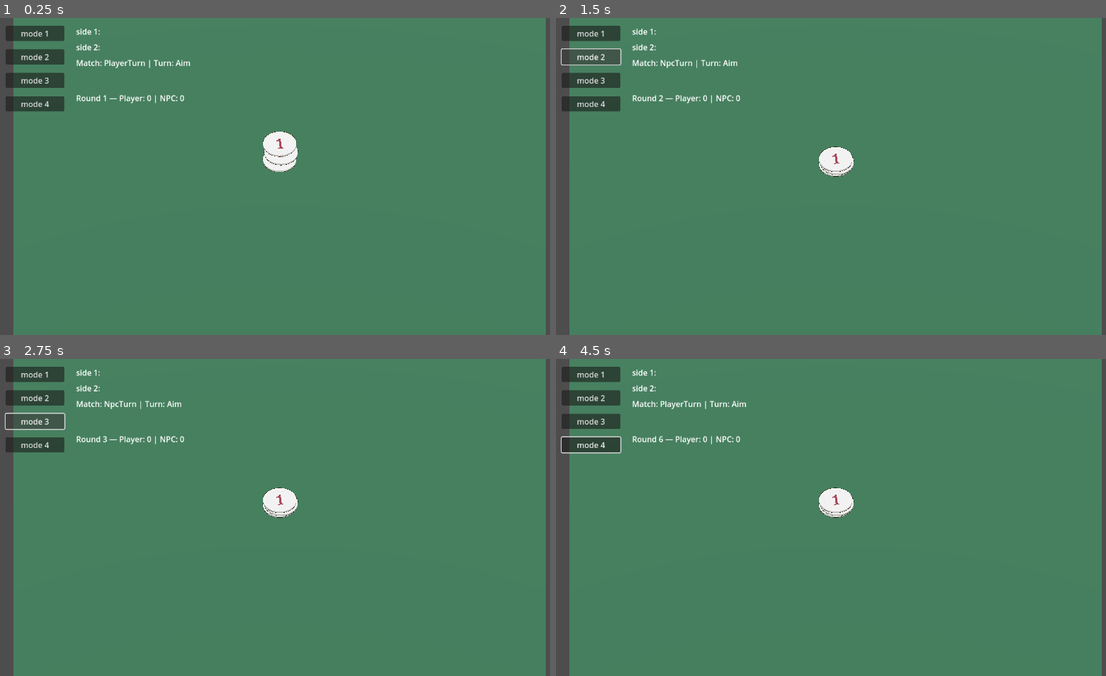
Above: before the commit, frames 1-4 (two rows, left to right).
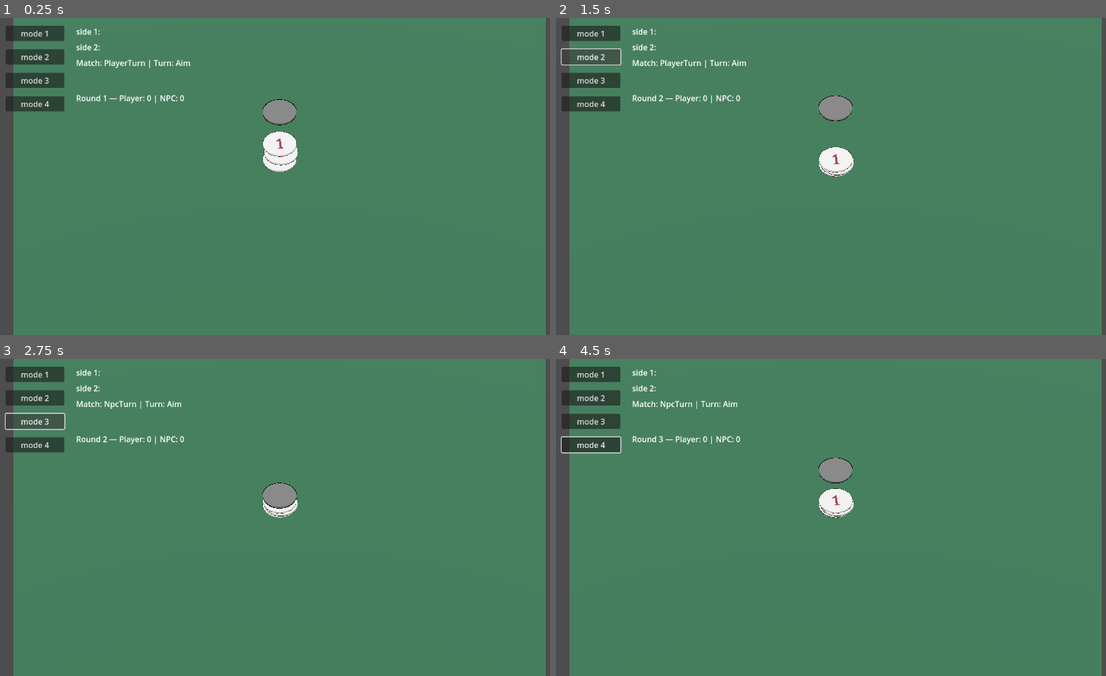
Above: after the commit, the same moments.

Repository: radiokilcat/battlecaps
Game: Godot game, scene res://scenes/Main.tscn
Same seed, same stepped clock (60 frames per second), same inputs: the game is played once before the commit and once after it.
Inputs (mouse positions are in pixels of both pictures, inside the frame that each line leads up to):
- Up to frame 1 (0.25 s): no input
- Up to frame 2 (1.5 s): click "mode 1" at 0.5 s; click "mode 2" at 1.25 s
- Up to frame 3 (2.75 s): click "mode 3" at 2 s
- Up to frame 4 (4.5 s): click "mode 4" at 2.75 s; drag from (699, 457) to (891, 447) at 3.52 s; drag from (721, 533) to (809, 580) at 4.27 s

The runs differ from the first frame. In frame 1, 0.4% of the frame differs, in the area x 47-54%, y 25-34%; in frame 2, 0.6%; in frame 3, 0.4%; in frame 4, 0.7%, in the area x 18-55%, y 13-51%.

Commit message:
work on aiming and shooting (scene is working)

Diff:
--- a/src/StateMachine.gd
+++ b/src/StateMachine.gd
@@ -7,36 +7,36 @@
 var current: StateBase = null
 
 func _ready():
-    for c in get_children():
-        _bind_state(c)
+	for c in get_children():
+		_bind_state(c)
 
-    child_entered_tree.connect(_on_child_entered_tree)
+	child_entered_tree.connect(_on_child_entered_tree)
 
-    if start_state != "":
-        call_deferred("transition_to", start_state)
+	if start_state != "":
+		call_deferred("transition_to", start_state)
 
 func _on_child_entered_tree(node: Node) -> void:
-    _bind_state(node)
+	_bind_state(node)
 
 func _bind_state(n: Node) -> void:
-    if n is StateBase:
-        var s := n as StateBase
-        s.sm = self
-        if not s.request_transition.is_connected(_on_request_transition):
-            s.request_transition.connect(_on_request_transition)
+	if n is StateBase:
+		var s := n as StateBase
+		s.sm = self
+		if not s.request_transition.is_connected(_on_request_transition):
+			s.request_transition.connect(_on_request_transition)
 
 func transition_to(name: String, data := {}):
-    if current:
-        current._exit()
-    var next := get_node_or_null(name)
-    if next and next is StateBase:
-        current = next
-        state_changed.emit(current.name)
-        current._enter(data)
-        set_process(true)
-        set_process_input(true)
-    else:
-        push_warning("State '%s' not found under %s" % [name, name])
+	if current:
+		current._exit()
+	var next := get_node_or_null(name)
+	if next and next is StateBase:
+		current = next
+		state_changed.emit(current.name)
+		current._enter(data)
+		set_process(true)
+		set_process_input(true)
+	else:
+		push_warning("State '%s' not found under %s" % [name, name])
 
 func _process(delta): if current: current._process_state(delta)
 func _input(event):   if current: current._input_state(event)
--- a/src/TurnSM/aim.gd
+++ b/src/TurnSM/aim.gd
@@ -8,34 +8,42 @@
 
 func _enter(_data := {}) -> void:
 	_confirmed = false
+	if sm.controller and sm.controller.has_method("arm_to_start"):
+		sm.controller.arm_to_start()
+
+	if sm.controller and sm.controller.has_method("start_charge"):
+		sm.controller.start_charge()
+
 	if "ui_arrow" in sm and sm.ui_arrow: sm.ui_arrow.visible = true
 	if "ui_power" in sm and sm.ui_power: sm.ui_power.visible = true
 
-	# Сообщаем контроллеру, что началась комбинированная фаза
-	if "controller" in sm and sm.controller and sm.controller.has_method("begin_aim_power"):
-		sm.controller.begin_aim_power()
 
 	_update_ui()
 
 func _exit() -> void:
 	# UI прячется в Shoot
+	if sm.controller and sm.controller.has_method("cancel_charge"):
+		sm.controller.cancel_charge()
 	pass
 
 func _input_state(event: InputEvent) -> void:
-	if not ("controller" in sm) or not sm.controller:
+	if not sm.controller:
 		return
 
-	# Передаём событие контроллеру. Он обновляет aim_dir и power.
-	if sm.controller.has_method("aim_power_input"):
-		var done: bool = sm.controller.aim_power_input(event)
-		if done and not _confirmed:
-			_confirmed = true
-			emit_signal("request_transition", "Shoot")
+	if event is InputEventMouseButton and event.button_index == MOUSE_BUTTON_LEFT:
+		if event.pressed:
+			sm.controller.start_charge()
+		else:
+			sm.controller.shoot()
+			sm.transition_to("Shoot")
 
 func _process_state(_delta: float) -> void:
+	# if _charging:
+	# 	_charge_t = clampf(_charge_t + delta, 0.0, max_charge_time)
+	# 	var power := _charge_t / max_charge_time
+	# 	_emit_power_ui(power)
+	# 	_update_aim_dir()
 	_update_ui()
-
-# --------- helpers ----------
 
 func _active_cap() -> Node:
 	if sm.controller and sm.controller.has_method("_get_active_cap"):
@@ -63,14 +71,13 @@
 
 	# Обновление стрелки/траектории (длина/прозрачность ~ силе)
 	if "ui_arrow" in sm and sm.ui_arrow:
-		if sm.ui_arrow.has_method("set_from"):            # предпочтительный контракт
+		if sm.ui_arrow.has_method("set_from"):
 			sm.ui_arrow.set_from(start, dir, p)
 		elif sm.ui_arrow.has_method("update_from"):
 			sm.ui_arrow.update_from(start, dir, p)
 		elif sm.ui_arrow is Node3D:
 			sm.ui_arrow.global_position = start
 			sm.ui_arrow.look_at(start + dir, Vector3.UP)
-			# опционально масштаб по оси вперёд, если модель стрелки вытянута вдоль Z
 			if ("scale" in sm.ui_arrow):
 				var s = sm.ui_arrow.scale
 				sm.ui_arrow.scale = Vector3(s.x, s.y, lerp(0.5, 2.5, p))
--- a/src/main.gd
+++ b/src/main.gd
@@ -22,7 +22,6 @@
 @onready var turn_sm = $TurnSM
 @onready var player_controller = $PlayerController
 @onready var npc_controller = $NpcController
-@onready var active_cap = $BitCap
 
 var rng = RandomNumberGenerator.new()
 var up_count = 0
@@ -38,16 +37,13 @@
 	# stackCapsButton.pressed.connect(stack_caps_1)
 	# mode_1_button.pressed.connect(run_mode_1)
 	# impulseSlider.connect("value_changed", Callable(self, "_on_slider_value_changed"))
-	player_controller.active_cap = active_cap
-	npc_controller.active_cap = active_cap
-
 	# В TurnSM пока никого не ставим, контроллер назначается состояниями PlayerTurn/NpcTurn
 	# Запускаем матч
 	match_sm.transition_to("Init")
 
 
 func flash_and_show_text(text: String) -> void:
-	# flash.modulate.a = 1.0
+# flash.modulate.a = 1.0
 	# flash.visible = true
 	centerText.text = text
 	centerText.visible = true
@@ -301,13 +297,3 @@
 
 # 		await wait_until_caps_stop()
 # 		count_fallen()
-
-
-
-# func run_mode_1():
-# 	throw_bat = true
-# 	await(flash_and_show_text("Run Mode 1"))
-# 	stack_caps_1()
-# func run_mode_2():
-# func run_mode_3():
-# func run_mode_4():
--- a/src/npcController.gd
+++ b/src/npcController.gd
@@ -8,8 +8,14 @@
 func get_aim_dir() -> Vector3: return aim_dir
 func get_power() -> float: return power
 
-func begin_aim_power() -> void:
-	# простая логика — в сторону ближайшей капсы из группы "caps"
+func arm_to_start() -> void:
+	if active_cap == null: return
+	if active_cap.has_method("reset_to_start"):
+		active_cap.reset_to_start()
+	if active_cap.has_method("set_active"):
+		active_cap.set_active()
+
+func start_charge() -> void:
 	var best := _pick_target_dir()
 	aim_dir = best
 	power = 0.6
@@ -19,7 +25,7 @@
 
 func shoot() -> void:
 	if not active_cap: return
-	active_cap.apply_impulse(aim_dir.normalized() * lerp(3.0, 12.0, power))
+	# active_cap.apply_impulse(aim_dir.normalized() * lerp(3.0, 12.0, power))
 
 func _pick_target_dir() -> Vector3:
 	var caps = get_tree().get_nodes_in_group("caps")
--- a/src/playerController.gd
+++ b/src/playerController.gd
@@ -1,8 +1,17 @@
 # PlayerController.gd
 extends Node
 
+signal power_changed(value: float)
+signal charge_started()
+signal charge_released(value: float)
+signal shot_fired(impulse: Vector3)
+
+@export var max_charge_time: float = 1.2
+@export var min_impulse: float = 3.0
+@export var max_impulse: float = 12.0
+
 @export var active_cap: RigidBody3D
-@export var camera_3d_path: NodePath    # Камера для raycast из курсора
+@export var camera_3d_path: NodePath
 @export var max_drag: float = 3.0
 @export var min_power: float = 0.1
 @export var max_power: float = 1.0
@@ -10,6 +19,8 @@
 var aim_dir: Vector3 = Vector3.FORWARD
 var power: float = 0.0
 var _dragging := false
+var _is_charging: bool = false
+var _charge_t: float = 0.0
 
 @onready var _cam: Camera3D = get_node_or_null(camera_3d_path)
 
@@ -17,9 +28,32 @@
 func get_aim_dir() -> Vector3: return aim_dir
 func get_power() -> float: return power
 
-func begin_aim_power() -> void:
+func arm_to_start() -> void:
+	if active_cap == null: return
+	if active_cap.has_method("reset_to_start"):
+		active_cap.reset_to_start()
+	if active_cap.has_method("set_active"):
+		active_cap.set_active()
+
+func start_charge() -> void:
 	_dragging = false
 	power = 0.0
+	_is_charging = true
+	_charge_t = 0.0
+	power = 0.0
+	set_process(true)
+	emit_signal("charge_started")
+	emit_signal("power_changed", power)
+
+func cancel_charge() -> void:
+	_is_charging = false
+	set_process(false)
+
+func _process(delta: float) -> void:
+	if _is_charging:
+		_charge_t = clampf(_charge_t + delta, 0.0, max_charge_time)
+		power = _charge_t / max_charge_time
+		emit_signal("power_changed", power)
 
 func aim_power_input(event: InputEvent) -> bool:
 	if not active_cap or not _cam: return false
@@ -30,14 +64,12 @@
 			power = 0.0
 			return false
 		else:
-			# Отпустили — подтверждение
 			_dragging = false
 			return true
 
 	if _dragging and event is InputEventMouseMotion:
 		var world_point = _mouse_to_plane(event.position)
 		var dir_vec = world_point - active_cap.global_position
-		# Игнорируем вертикаль, если нужна плоскость XZ
 		dir_vec.y = 0.0
 		if dir_vec.length() > 0.0001:
 			aim_dir = dir_vec.normalized()
@@ -46,15 +78,22 @@
 	return false
 
 func shoot() -> void:
-	if not active_cap: return
-	var impulse = aim_dir.normalized() * lerp(3.0, 12.0, power)
-	active_cap.apply_impulse(impulse)
+	_is_charging = false
+	set_process(false)
 
-# --- помогаем лучом попасть в плоскость XZ на высоте капсы ---
+	var p := clampf(power, 0.0, 1.0)
+	var impulse_strength: float = lerp(min_impulse, max_impulse, p)
+	var impulse: Vector3 = aim_dir.normalized() * impulse_strength
+
+	if active_cap:
+		active_cap.apply_impulse(impulse)
+
+	emit_signal("charge_released", p)
+	emit_signal("shot_fired", impulse)
+
 func _mouse_to_plane(screen_pos: Vector2) -> Vector3:
 	var from = _cam.project_ray_origin(screen_pos)
 	var dir  = _cam.project_ray_normal(screen_pos)
-	# плоскость на высоте Y капсы
 	var plane_y = active_cap.global_position.y
 	var t = (plane_y - from.y) / dir.y if absf(dir.y) > 1e-6 else 0.0
 	return from + dir * max(t, 0.0)
